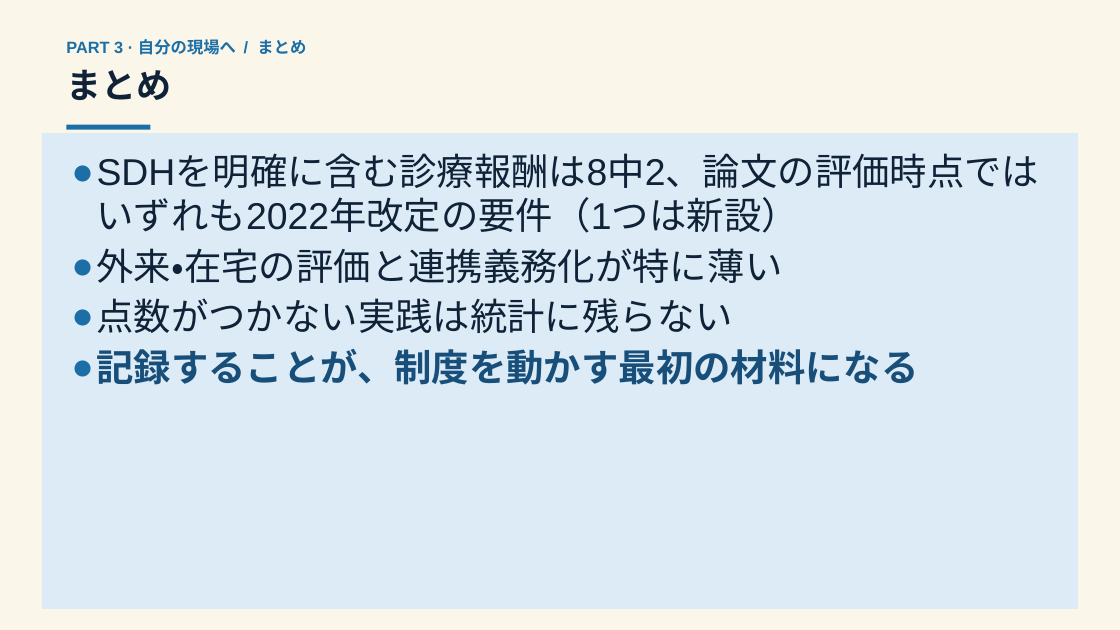
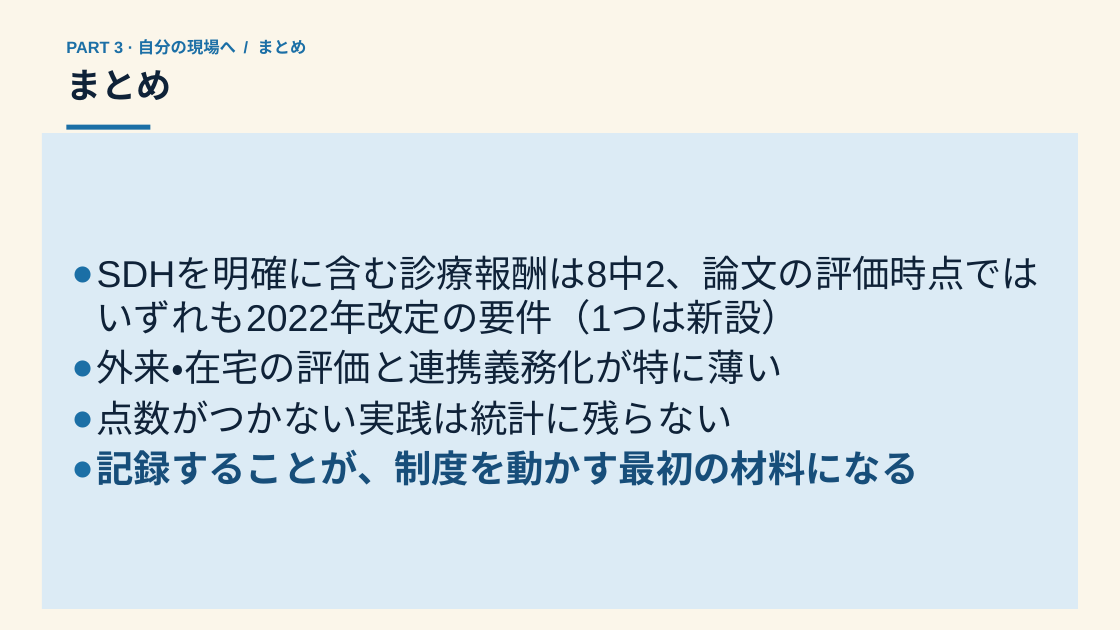
Before and after one commit to Tama831/ai-agent-team-materials, a slide deck: slide 21 of output/education/2026-08-18_sdh-fee-schedule-japan/sdh-fee-schedule-japan_slides_residents.pptx. Drawn at 1120x630 pixels with LibreOffice and Linux fonts; fonts in the diff are those of the drawing. Boxes give left, top, right and bottom in pixels: in the first picture for what was removed or moved away, otherwise in the second. Text is boxed around its words. In the diff, an @@ line names an element or a change of style, - is before the commit and + after.

```diff
--- a/output/education/2026-08-18_sdh-fee-schedule-japan/sdh-fee-schedule-japan_slides_residents.pptx
+++ b/output/education/2026-08-18_sdh-fee-schedule-japan/sdh-fee-schedule-japan_slides_residents.pptx
@@ text "SDHを明確に含む診療報酬は8中2、論文の評価時点ではいずれも2022年改定の要件（1つは新 設 ）": place and size @@
-text "SDHを明確に含む診療報酬は8中2、論文の評価時点ではいずれも2022年改定の要件（1つは新 設 ）" at bbox=[97, 156, 1040, 385]
+text "SDHを明確に含む診療報酬は8中2、論文の評価時点ではいずれも2022年改定の要件（1つは新 設 ）" at bbox=[97, 258, 1040, 486]
@@ text "SDHを明確に含む診療報酬は8中2、論文の評価時点ではいずれも2022年改定の要件（1つは新 設 ）" at bbox=[97, 258, 1040, 486]: vertical alignment top to middle @@
```
Also in this commit, not shown: 18 other slides changed, 9 other files.
